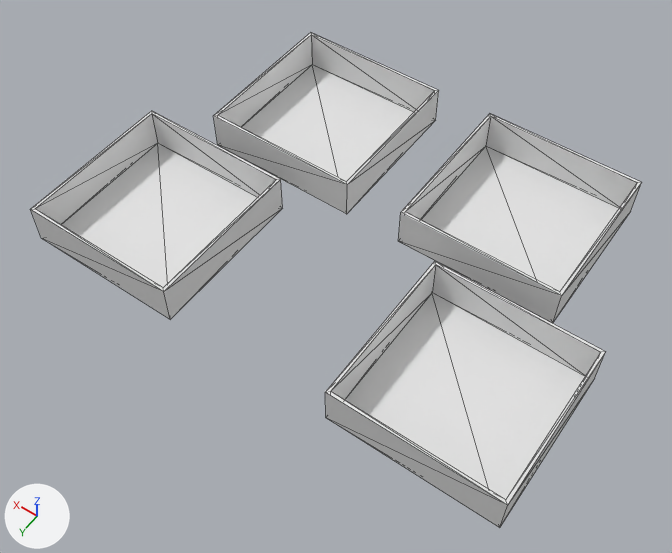
Two versions of the glTF model react/public/assets/room.glb, one commit apart.
The view is the same before and after, from a 50 mm lens placed at (-49.6, 142.2, 165.6), pointed at (26.9, 35.2, -2.5). Every picture has the same lights, and +X, +Y and +Z are marked at lower left. Mesh edges are drawn as thin lines. Where no turn or scale is listed for an object, it has been applied to the vertices. Vertices at the same position are counted once.

Before the edit, the objects in view are built like this:
```python
me_cube_001 = bpy.data.meshes.new('Cube.001')
me_cube_001.from_pydata(...)  # 16 vertices, 34 faces; spans x -1.0..1.0, y -1.0..1.0, z -1.0..1.0
me_cube_001.materials.append(mat_material_001)  # white #e7e7e7
me_cube_002 = bpy.data.meshes.new('Cube.002')
me_cube_002.from_pydata(...)  # 16 vertices, 34 faces; spans x -1.0..1.0, y -1.0..1.0, z -1.0..1.0
me_cube_002.materials.append(mat_material_002)  # white #e7e7e7
me_cube_003 = bpy.data.meshes.new('Cube.003')
me_cube_003.from_pydata(...)  # 16 vertices, 34 faces; spans x -20.0..20.0, y -20.0..20.0, z -5.0..5.0
me_cube_003.materials.append(mat_material_003)  # white #e7e7e7
me_cube_004 = bpy.data.meshes.new('Cube.004')
me_cube_004.from_pydata(...)  # 16 vertices, 34 faces; spans x -1.0..1.0, y -1.0..1.0, z -1.0..1.0
me_cube_004.materials.append(mat_material_004)  # white #e7e7e7
ob_room1 = bpy.data.objects.new('room1', me_cube_001)
ob_room1.location = (0.0, 0.0, 5.0)
ob_room1.scale = (20.0, 20.0, 5.0)
ob_room2 = bpy.data.objects.new('room2', me_cube_002)
ob_room2.location = (54.6, 0.0, 5.0)
ob_room2.scale = (20.0, 20.0, 5.0)
ob_room3 = bpy.data.objects.new('room3', me_cube_003)
ob_room3.location = (68.1, 47.4, 5.0)
ob_room4 = bpy.data.objects.new('room4', me_cube_004)
ob_room4.location = (-13.6, 47.4, 5.0)
ob_room4.scale = (20.0, 20.0, 5.0)
```
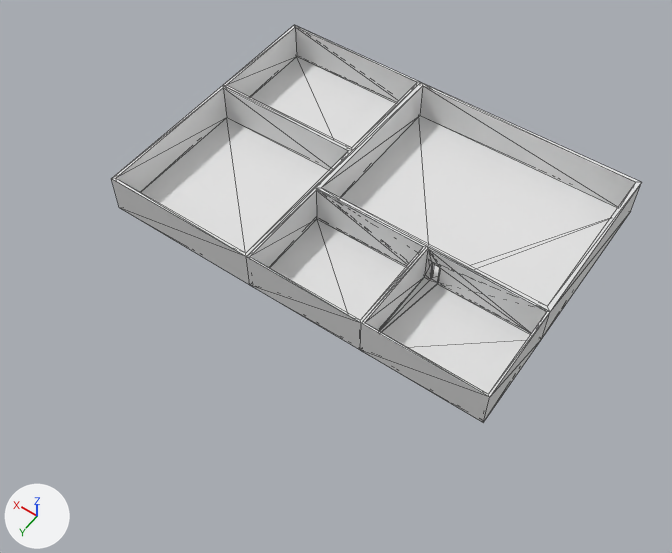
Boxes [x1, y1, x2, y2] around the edits, measured in the pictures (672 x 553 px):
'room4', reshaped, moved, rescaled (32% narrower, 34% shorter): before [325, 261, 605, 528]; after [360, 247, 550, 423]
'room1', reshaped, moved, rescaled (33% wider, 22% taller): before [398, 114, 642, 323]; after [316, 82, 642, 338]
'room3', moved: before [31, 111, 283, 319]; after [111, 85, 353, 285]
'room2', moved, rescaled: before [214, 33, 439, 214]; after [223, 25, 420, 150]
'room5', added: after [247, 188, 427, 350]
part 1 of me_cube_004, built on: before [345, 265, 585, 499]; after [380, 250, 531, 394]
part 2 of me_cube_001, built on: before [398, 146, 619, 323]; after [341, 116, 617, 306]

The change, as a list of edits to the scene's bpy script:
```text
Add mat_material_006:
    mat_material_006 = principled_material('Material.006')
    mat_material_006.base_color = (0.8, 0.8, 0.8)  # white #e7e7e7
Change me_cube_001:
    used by ob_room1; location = (0.0, 0.0, 5.0); scale = (20.0, 20.0, 5.0)
    remove me_cube_001.from_pydata(...)  # 16 vertices, 34 faces; spans x -1.0..1.0, y -1.0..1.0, z -1.0..1.0
    remove me_cube_001.materials.append(mat_material_001)  # white #e7e7e7
    add me_cube_001.from_pydata(...)  # 25 vertices, 53 faces; spans x -1.0..1.0, y -1.0..1.0, z -1.0..1.0
    me_cube_001 part 2
    8 faces are deleted
    9 vertices are added at x -0.13..-0.07, y 0.96..1.0, z -1.0..0.2
    27 new faces join them
    add me_cube_001.materials.append(mat_material_006)  # white #e7e7e7
Change me_cube_004:
    used by ob_room4; location = (-13.6, 47.4, 5.0); scale = (20.0, 20.0, 5.0)
    remove me_cube_004.from_pydata(...)  # 16 vertices, 34 faces; spans x -1.0..1.0, y -1.0..1.0, z -1.0..1.0
    add me_cube_004.from_pydata(...)  # 25 vertices, 57 faces; spans x -1.0..1.0, y -1.0..1.0, z -1.0..1.0
    me_cube_004 part 1
    7 faces are deleted
    9 vertices are added at x 0.73..0.87, y -1.0..-0.96, z -1.0..0.2
    30 new faces join them
Add me_cube_005:
    me_cube_005.from_pydata(...)  # 16 vertices, 34 faces; spans x -15.0..15.0, y -12.5..12.5, z -5.0..5.0
    me_cube_005.materials.append(mat_material_001)  # white #e7e7e7
Change ob_room1:
    ob_room1.location: (0.0, 0.0, 5.0) -> (10.0, 2.5, 5.0)
    ob_room1.scale: (20.0, 20.0, 5.0) -> (30.0, 22.5, 5.0)
Change ob_room2:
    ob_room2.location: (54.6, 0.0, 5.0) -> (60.0, -5.0, 5.0)
    ob_room2.scale: (20.0, 20.0, 5.0) -> (20.0, 15.0, 5.0)
Change ob_room3:
    ob_room3.location: (68.1, 47.4, 5.0) -> (60.0, 30.0, 5.0)
Change ob_room4:
    ob_room4.location: (-13.6, 47.4, 5.0) -> (-5.0, 37.5, 5.0)
    ob_room4.scale: (20.0, 20.0, 5.0) -> (15.0, 12.5, 5.0)
Add ob_room5:
    ob_room5 = bpy.data.objects.new('room5', me_cube_005)
    ob_room5.location = (25.0, 37.5, 5.0)
```
